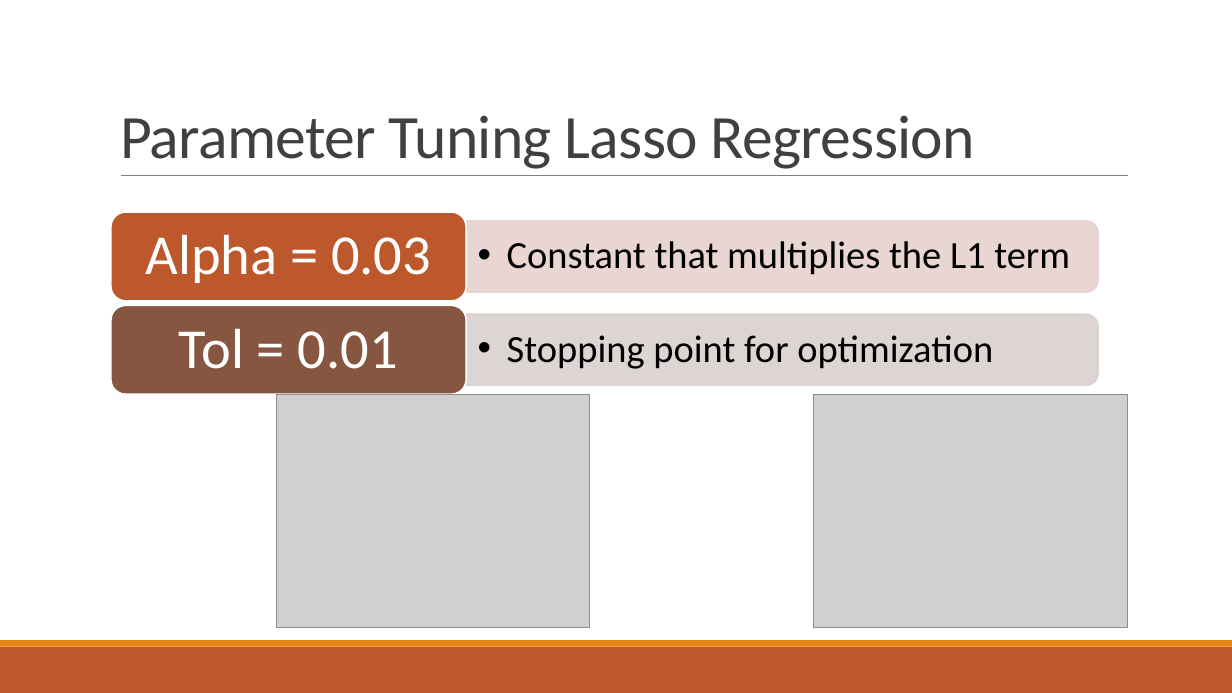
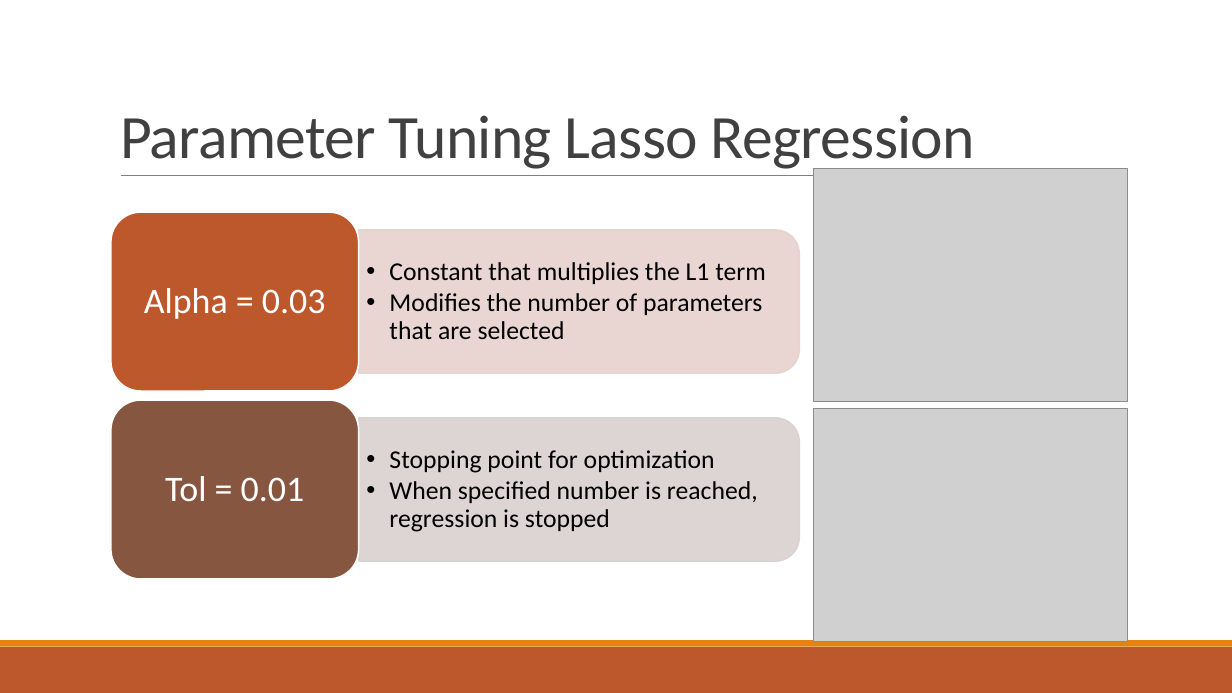
Before and after one commit to suong4554/Machine-Learning-Poly-U, a slide deck: slide 9 of Presentation.pptx. Drawn at 1232x693 pixels with LibreOffice and Linux fonts; fonts in the diff are those of the drawing; grey boxes stand for pictures. Boxes give left, top, right and bottom in pixels: in the first picture for what was removed or moved away, otherwise in the second. Text is boxed around its words. In the diff, an @@ line names an element or a change of style, - is before the commit and + after.

Commit message:
Presentation Update

```diff
--- a/Presentation.pptx
+++ b/Presentation.pptx
@@ picture: place and size @@
-picture at bbox=[276, 395, 590, 628]
+picture at bbox=[814, 168, 1128, 401]
@@ rounded rectangle: place and size @@
-rounded rectangle at bbox=[111, 212, 467, 300]
+rounded rectangle at bbox=[111, 213, 359, 392]
@@ text "Alpha = 0.03" at bbox=[144, 288, 326, 319]: size 44 to 28 pt; less space between paragraphs @@
@@ text "Constant that multiplies the L1 ...": place and size @@
-text "Constant that multiplies the L1 ..." at bbox=[507, 241, 1070, 275]
+text "Constant that multiplies the L1 ..." at bbox=[389, 262, 766, 339]
@@ round same rect: place and size @@
-round same rect at bbox=[466, 221, 1098, 293]
+round same rect at bbox=[359, 230, 799, 373]
@@ text at bbox=[389, 262, 766, 284]: size 30 to 20 pt in "Constant that multiplies the L1 term"; indent changed; less space between paragraphs @@
@@ text at bbox=[389, 293, 762, 339]: paragraph added @@
+  • Modifies the number of parameters that are selected
@@ rounded rectangle removed at bbox=[111, 305, 467, 394] @@
@@ round same rect removed at bbox=[466, 315, 1098, 386] @@
@@ text removed at bbox=[507, 335, 993, 369] @@
-  • Stopping point for optimization
@@ rounded rectangle added at bbox=[111, 400, 359, 579], fill #865640, outline #FFFFFF 1.25 pt @@
@@ text "Tol = 0.01" at bbox=[165, 476, 305, 502]: size 44 to 28 pt; less space between paragraphs @@
@@ text "Tol = 0.01": place and size @@
-text "Tol = 0.01" at bbox=[179, 329, 398, 369]
+text "Tol = 0.01" at bbox=[165, 476, 305, 502]
@@ round same rect added at bbox=[359, 418, 799, 561], fill #D9D1CF at 90% opacity, outline #D9D1CF 1.25 pt @@
@@ picture: place and size @@
-picture at bbox=[814, 395, 1128, 628]
+picture at bbox=[814, 409, 1128, 641]
@@ text added at bbox=[389, 450, 758, 532], 20 pt, text #000000 @@
+  • Stopping point for optimization
+  • When specified number is reached, regression is stopped
```
Also in this commit, not shown: 1 other slide changed.
